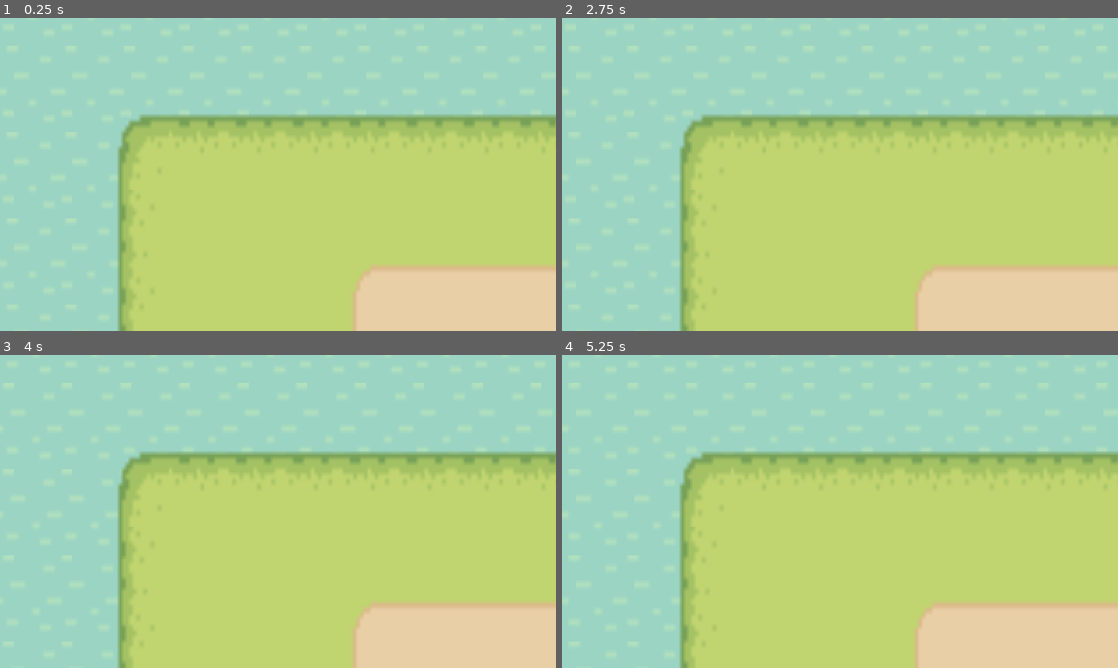
Above: before the commit, frames 1-4 (two rows, left to right).
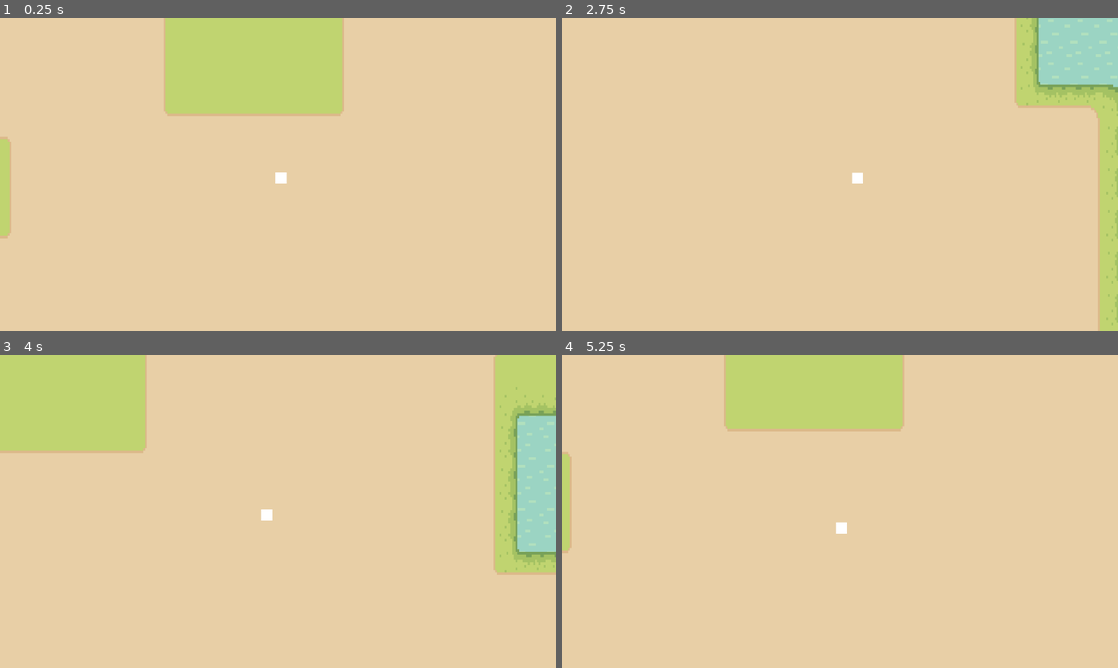
Above: after the commit, the same moments.

Repository: Areyzo/nightfall-fortress
Game: Godot game, scene res://scenes/test/testscenes_tilemap.tscn
The game is run twice, just before and just after one commit, with the same random seed, the same clock (stepped at 60 frames per second) and the same inputs. Before the commit the project has no main scene; this scene is started directly in both runs.
Inputs:
- Up to frame 1 (0.25 s): no input
- Up to frame 2 (2.75 s): tap Enter at 0.5 s; hold D (right, bound only after the commit) 0.53-1.28 s; hold S (down, bound only after the commit) 1.28-2.03 s; hold D (right, bound only after the commit) from 2.03 s (still down)
- Up to frame 3 (4 s): release D (right, bound only after the commit) at 2.78 s; hold W (up, bound only after the commit) 2.78-3.53 s; hold A (left, bound only after the commit) from 3.53 s (still down)
- Up to frame 4 (5.25 s): release A (left, bound only after the commit) at 5.03 s; hold S (down, bound only after the commit) from 5.03 s (still down)

The runs differ from the first frame. In frame 1, 93% of the frame differs, in the area x 0-100%, y 0-100%; in frame 2, 89%; in frame 3, 91%; in frame 4, 93%.

Commit message:
player and camera
player movement and camera following player added

Diff:
--- a/project.godot
+++ b/project.godot
@@ -11,6 +11,7 @@
 [application]
 
 config/name="nightfall fortress"
+run/main_scene="uid://jvwawdy57l7d"
 config/features=PackedStringArray("4.4", "GL Compatibility")
 config/icon="res://icon.svg"
 
@@ -21,11 +22,34 @@
 window/size/mode=4
 window/size/window_width_override=1280
 window/size/window_height_override=720
-window/stretch/mode="viewport"
 window/stretch/aspect="keep_width"
 window/stretch/scale_mode="integer"
 
+[input]
+
+up={
+"deadzone": 0.2,
+"events": [Object(InputEventKey,"resource_local_to_scene":false,"resource_name":"","device":-1,"window_id":0,"alt_pressed":false,"shift_pressed":false,"ctrl_pressed":false,"meta_pressed":false,"pressed":false,"keycode":0,"physical_keycode":87,"key_label":0,"unicode":119,"location":0,"echo":false,"script":null)
+]
+}
+down={
+"deadzone": 0.2,
+"events": [Object(InputEventKey,"resource_local_to_scene":false,"resource_name":"","device":-1,"window_id":0,"alt_pressed":false,"shift_pressed":false,"ctrl_pressed":false,"meta_pressed":false,"pressed":false,"keycode":0,"physical_keycode":83,"key_label":0,"unicode":115,"location":0,"echo":false,"script":null)
+]
+}
+left={
+"deadzone": 0.2,
+"events": [Object(InputEventKey,"resource_local_to_scene":false,"resource_name":"","device":-1,"window_id":0,"alt_pressed":false,"shift_pressed":false,"ctrl_pressed":false,"meta_pressed":false,"pressed":false,"keycode":0,"physical_keycode":65,"key_label":0,"unicode":97,"location":0,"echo":false,"script":null)
+]
+}
+right={
+"deadzone": 0.2,
+"events": [Object(InputEventKey,"resource_local_to_scene":false,"resource_name":"","device":-1,"window_id":0,"alt_pressed":false,"shift_pressed":false,"ctrl_pressed":false,"meta_pressed":false,"pressed":false,"keycode":0,"physical_keycode":68,"key_label":0,"unicode":100,"location":0,"echo":false,"script":null)
+]
+}
+
 [rendering]
 
+textures/canvas_textures/default_texture_filter=0
 renderer/rendering_method="gl_compatibility"
 renderer/rendering_method.mobile="gl_compatibility"
--- /dev/null
+++ b/scenes/Player/player.gd
@@ -0,0 +1,11 @@
+extends CharacterBody2D
+
+@export var speed = 400
+
+func get_input():
+	var input_direction = Input.get_vector("left","right","up","down")
+	velocity = input_direction * speed
+
+func _physics_process(delta: float) -> void:
+	get_input()
+	move_and_slide()
--- /dev/null
+++ b/scenes/Player/player.tscn
@@ -0,0 +1,23 @@
+[gd_scene load_steps=4 format=3 uid="uid://n1re4rqmpby8"]
+
+[ext_resource type="Script" uid="uid://dy3i5huhpedwh" path="res://scenes/Player/player.gd" id="1_1kbk7"]
+[ext_resource type="Texture2D" uid="uid://cvyauq24gx5xa" path="res://scenes/Player/player (1).png" id="2_gqjuk"]
+
+[sub_resource type="CircleShape2D" id="CircleShape2D_c4h5g"]
+radius = 13.0
+
+[node name="player" type="CharacterBody2D"]
+script = ExtResource("1_1kbk7")
+
+[node name="Sprite2D" type="Sprite2D" parent="."]
+position = Vector2(7.25, 8.25)
+scale = Vector2(3.1875, 3.1875)
+texture = ExtResource("2_gqjuk")
+
+[node name="CollisionShape2D" type="CollisionShape2D" parent="."]
+position = Vector2(7, 8)
+shape = SubResource("CircleShape2D_c4h5g")
+
+[node name="Camera2D" type="Camera2D" parent="."]
+position_smoothing_enabled = true
+position_smoothing_speed = 10.0
--- a/scenes/test/testscenes_tilemap.tscn
+++ b/scenes/test/testscenes_tilemap.tscn
@@ -1,6 +1,7 @@
-[gd_scene load_steps=2 format=4 uid="uid://jvwawdy57l7d"]
+[gd_scene load_steps=3 format=4 uid="uid://jvwawdy57l7d"]
 
 [ext_resource type="TileSet" uid="uid://djrlh38a1u7d8" path="res://scenes/test/Tilesets/game_tile_set.tres" id="1_mgt1k"]
+[ext_resource type="PackedScene" uid="uid://n1re4rqmpby8" path="res://scenes/Player/player.tscn" id="2_573pn"]
 
 [node name="TestscenesTilemap" type="Node2D"]
 
@@ -24,3 +25,6 @@
 scale = Vector2(3.9874, 5.83728)
 tile_map_data = PackedByteArray("AAAKAAoAAwAGAAEAAAALAAoAAwABAAEAAAAMAAoAAwABAAEAAAANAAoAAwABAAEAAAAOAAoAAwABAAEAAAAPAA …(6544 unchanged characters)…
 tile_set = ExtResource("1_mgt1k")
+
+[node name="player" parent="." instance=ExtResource("2_573pn")]
+position = Vector2(1343, 1078)
Binary file added: scenes/Player/player (1).png
Not shown, added: scenes/Player/player (1).png.import
Not shown, added: scenes/Player/player.gd.uid
